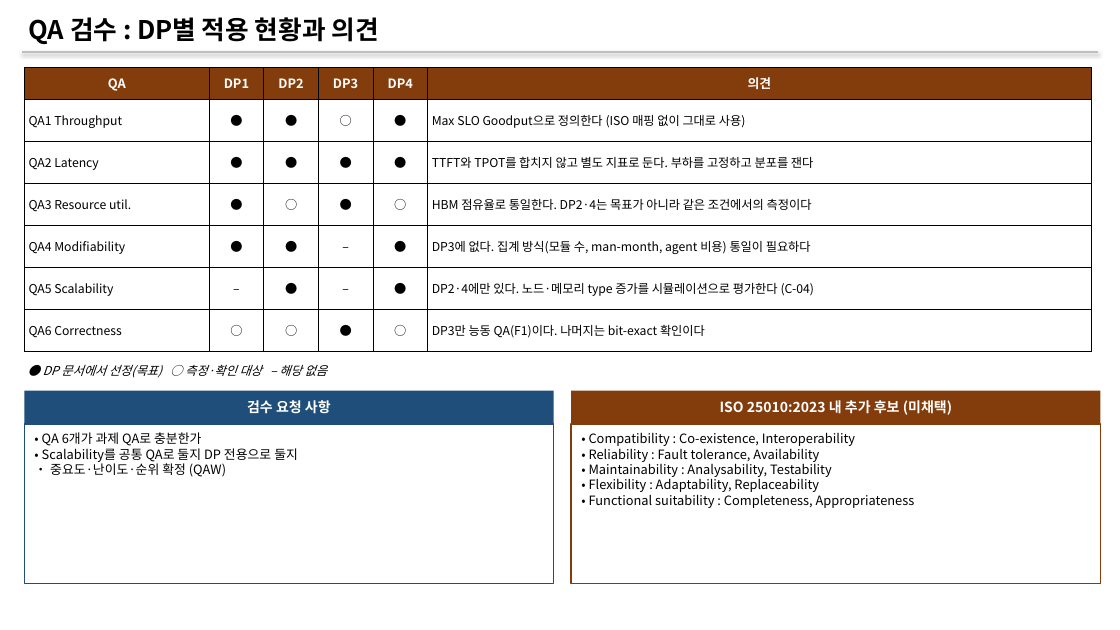
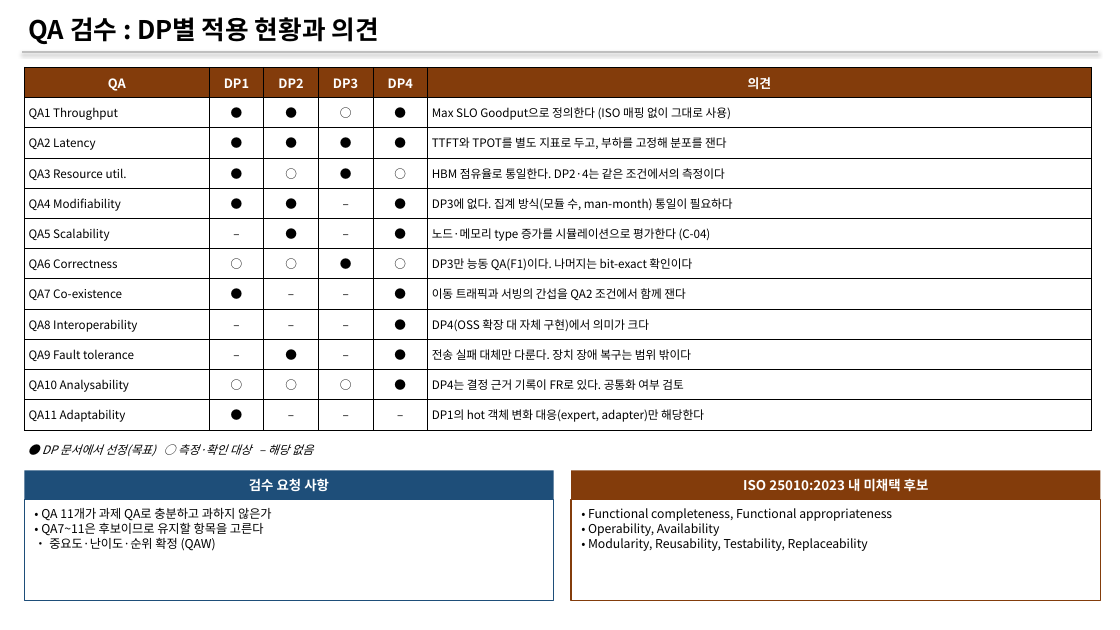
Before and after one commit to mkim0628/vllm, a slide deck: slide 18 of doc-mk/Requirements/requirements-overview.pptx (slide 14 before the commit). Drawn at 1120x630 pixels with LibreOffice and Linux fonts; fonts in the diff are those of the drawing. Boxes give left, top, right and bottom in pixels: in the first picture for what was removed or moved away, otherwise in the second. Text is boxed around its words. In the diff, an @@ line names an element or a change of style, - is before the commit and + after.

```diff
--- a/doc-mk/Requirements/requirements-overview.pptx
+++ b/doc-mk/Requirements/requirements-overview.pptx
@@ table at [24,67,1091,430] @@
-row 3, column 6: TTFT와 TPOT를 합치지 않고 별도 지표로 둔다. 부하를 고정하고 분포를 잰다
+row 3, column 6: TTFT와 TPOT를 별도 지표로 두고, 부하를 고정해 분포를 잰다
-row 4, column 6: HBM 점유율로 통일한다. DP2·4는 목표가 아니라 같은 조건에서의 측정이다
+row 4, column 6: HBM 점유율로 통일한다. DP2·4는 같은 조건에서의 측정이다
-row 5, column 6: DP3에 없다. 집계 방식(모듈 수, man-month, agent 비용) 통일이 필요하다
+row 5, column 6: DP3에 없다. 집계 방식(모듈 수, man-month) 통일이 필요하다
-row 6, column 6: DP2·4에만 있다. 노드·메모리 type 증가를 시뮬레이션으로 평가한다 (C-04)
+row 6, column 6: 노드·메모리 type 증가를 시뮬레이션으로 평가한다 (C-04)
+row 8: QA7 Co-existence | ● | – | – | ● | 이동 트래픽과 서빙의 간섭을 QA2 조건에서 함께 잰다
+row 9: QA8 Interoperability | – | – | – | ● | DP4(OSS 확장 대 자체 구현)에서 의미가 크다
+row 10: QA9 Fault tolerance | – | ● | – | ● | 전송 실패 대체만 다룬다. 장치 장애 복구는 범위 밖이다
+row 11: QA10 Analysability | ○ | ○ | ○ | ● | DP4는 결정 근거 기록이 FR로 있다. 공통화 여부 검토
+row 12: QA11 Adaptability | ● | – | – | – | DP1의 hot 객체 변화 대응(expert, adapter)만 해당한다
@@ text "● DP 문서에서 선정(목표) ○ ...": place and size @@
-text "● DP 문서에서 선정(목표) ○ ..." at [43,365,327,378]
+text "● DP 문서에서 선정(목표) ○ ..." at [42,444,313,456]
@@ text "● DP 문서에서 선정(목표) ○ ..." at [42,444,313,456]: size 10.5 to 10 pt @@
@@ rectangle "검수 요청 사항": place and size @@
-rectangle "검수 요청 사항" at [24,391,554,424]
+rectangle "검수 요청 사항" at [24,471,554,500]
@@ rectangle "검수 요청 사항" at [24,471,554,500]: size 12 to 11.5 pt @@
@@ rectangle "ISO 25010:2023 내 미채택 후보": place and size @@
-rectangle "ISO 25010:2023 내 미채택 후보" at [571,391,1101,424]
+rectangle "ISO 25010:2023 내 미채택 후보" at [571,471,1101,500]
@@ text in rectangle at [743,478,929,492]: text changed; size 12 to 11.5 pt @@
-ISO 25010:2023 내 추가 후보 (미채택)
+ISO 25010:2023 내 미채택 후보
@@ rectangle "• QA 11개가 과제 QA로 ...": place and size @@
-rectangle "• QA 11개가 과제 QA로 ..." at [24,424,554,584]
+rectangle "• QA 11개가 과제 QA로 ..." at [24,500,554,601]
@@ text in rectangle at [41,508,272,536]: text changed; size 11 to 10.5 pt @@
-• QA 6개가 과제 QA로 충분한가
-• Scalability를 공통 QA로 둘지 DP 전용으로 둘지
+• QA 11개가 과제 QA로 충분하고 과하지 않은가
+• QA7~11은 후보이므로 유지할 항목을 고른다
@@ rectangle "• Functional completeness, Functional appropriateness": place and size @@
-rectangle "• Functional completeness, Functional appropriateness" at [571,424,1101,584]
+rectangle "• Functional completeness, Functional appropriateness" at [571,500,1101,601]
@@ text in rectangle at [588,508,892,551]: text changed; size 11 to 10.5 pt @@
-• Compatibility : Co-existence, Interoperability
-• Reliability : Fault tolerance, Availability
-• Maintainability : Analysability, Testability
-• Flexibility : Adaptability, Replaceability
-• Functional suitability : Completeness, Appropriateness
+• Functional completeness, Functional appropriateness
+• Operability, Availability
+• Modularity, Reusability, Testability, Replaceability
@@ text in rectangle at [49,537,216,551]: size 11 to 10.5 pt in "• 중요도·난이도·순위 확정 (QAW)" @@
```
Also in this commit, not shown: 9 other slides changed, 4 slides added, 1 other file.
